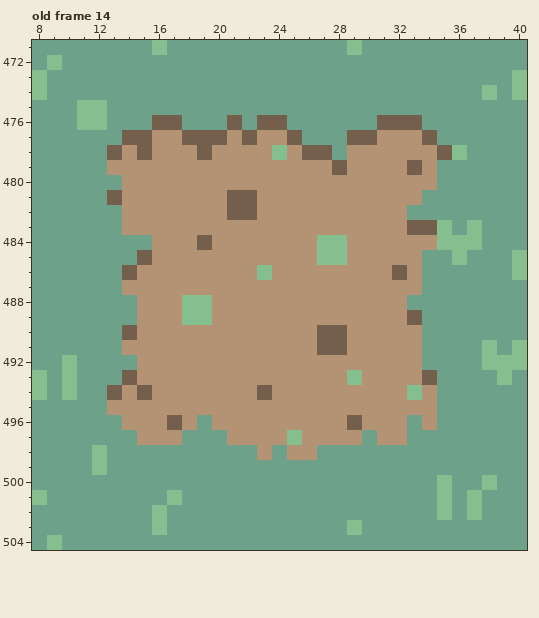
File history of a pixel-art file, maps/_tilesets/Overworld-edit2.aseprite. Above: the version before the commit.
640x576 pixels, 14 frames. Colours within 5 levels of each other are drawn and written as one. Shown: old frame 14: x 8..40, y 471..504. The commit also changed other frames or places, which this record leaves out.
The result:
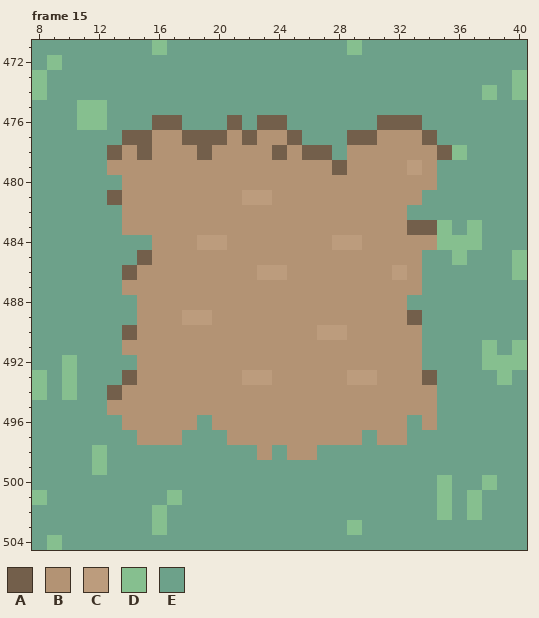
Palette (. is transparent): A #735f4b  B #b39374  C #bc9c7d  D #86bf8f  E #6da18a
A new or re-ordered frame is compared with the old frame closest to it.
What changed:
frames 14 -> 15
Frame 15 is new; against old frame 14:
y 478: x 24 D -> A
y 479: x 33 A -> C
y 481: x 21..23 AAB -> BCC
y 482: x 21..22 AA -> BB
y 484: x 19..20 AB -> CC; x 27..29 DDB -> BCC
y 485: x 27..28 DD -> BB
y 486: x 23..24 DB -> CC; x 32 A -> C
y 488: x 18..19 DD -> BB
y 489: x 18..19 DD -> CC
y 490: x 27..28 AA -> CC
y 491: x 27..28 AA -> BB
y 493: x 22..23 BB -> CC; x 29..30 DB -> CC
y 494: x 15 A -> B; x 23 A -> B; x 33 D -> B
y 496: x 17 A -> B; x 29 A -> B
y 497: x 25 D -> B
Changed places in both pictures, as pixel boxes (x1, y1, x2, y2):
changed: (137, 145, 422, 445)
